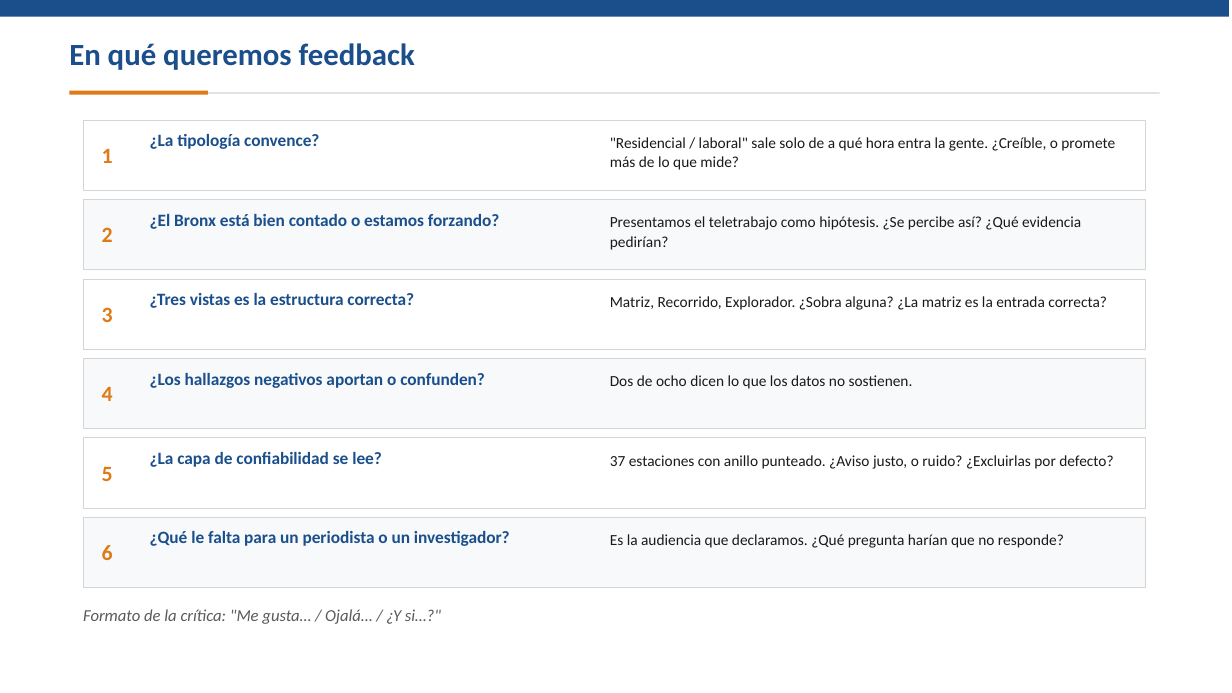
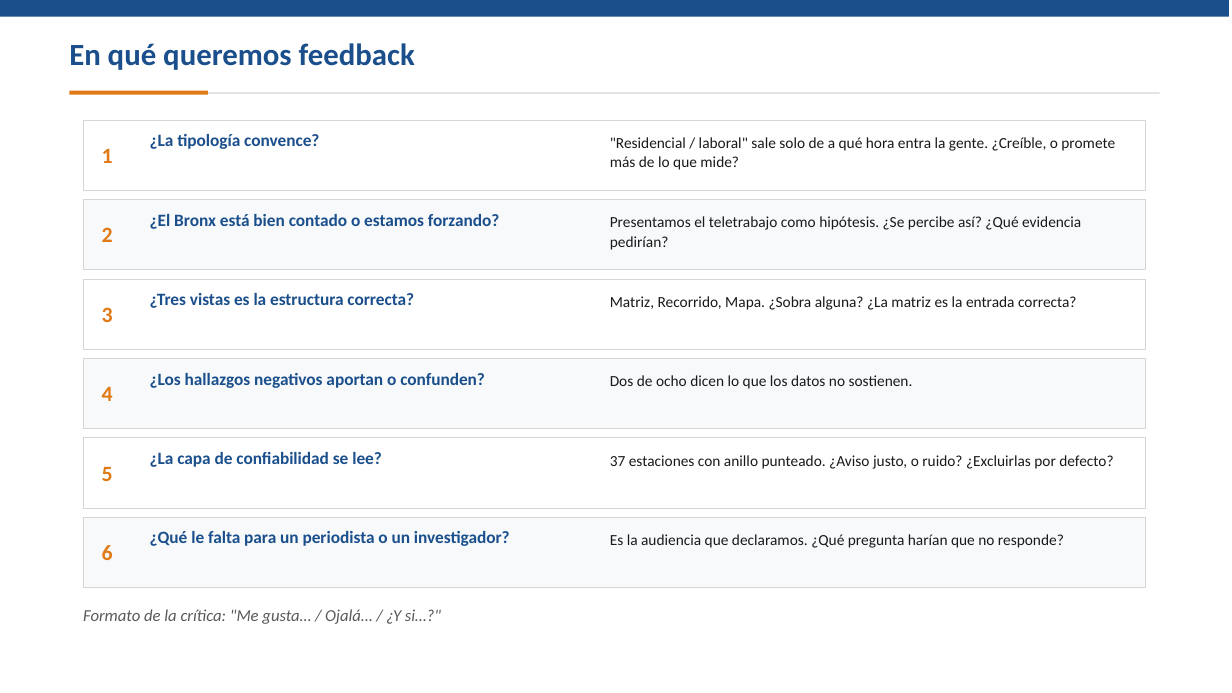
Before and after one commit to stewartmb/data-visualization-2026-2, a slide deck: slide 8 of deliveries/week10/PresentationWeek10.pptx. Drawn at 1232x693 pixels with LibreOffice and Linux fonts; fonts in the diff are those of the drawing. Boxes give left, top, right and bottom in pixels: in the first picture for what was removed or moved away, otherwise in the second. Text is boxed around its words. In the diff, an @@ line names an element or a change of style, - is before the commit and + after.

```diff
--- a/deliveries/week10/PresentationWeek10.pptx
+++ b/deliveries/week10/PresentationWeek10.pptx
@@ text at bbox=[610, 296, 1077, 310]: text changed @@
-Matriz, Recorrido, Explorador. ¿Sobra alguna? ¿La matriz es la entrada correcta?
+Matriz, Recorrido, Mapa. ¿Sobra alguna? ¿La matriz es la entrada correcta?
```
Also in this commit, not shown: 1 other slide changed, 42 other files.
